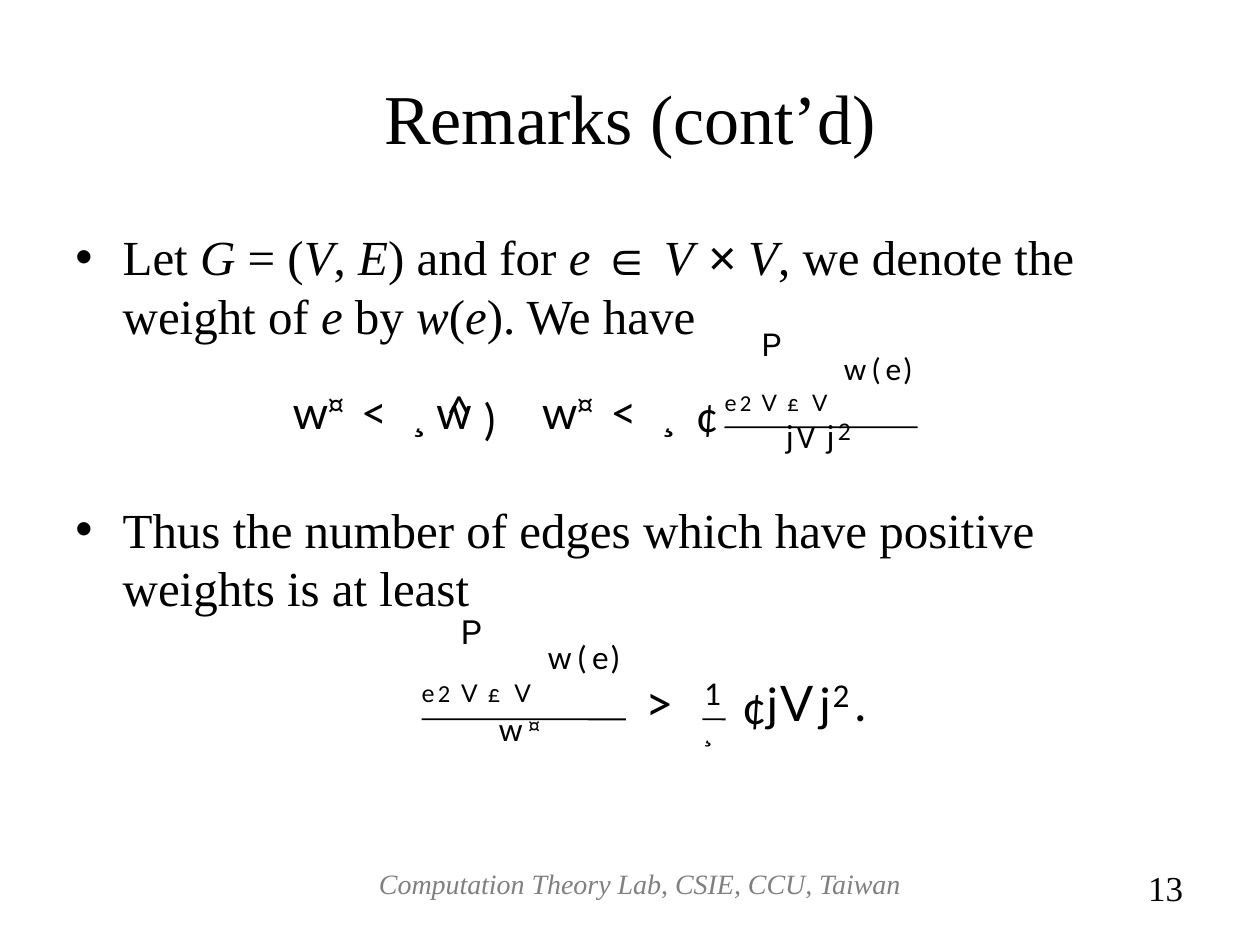
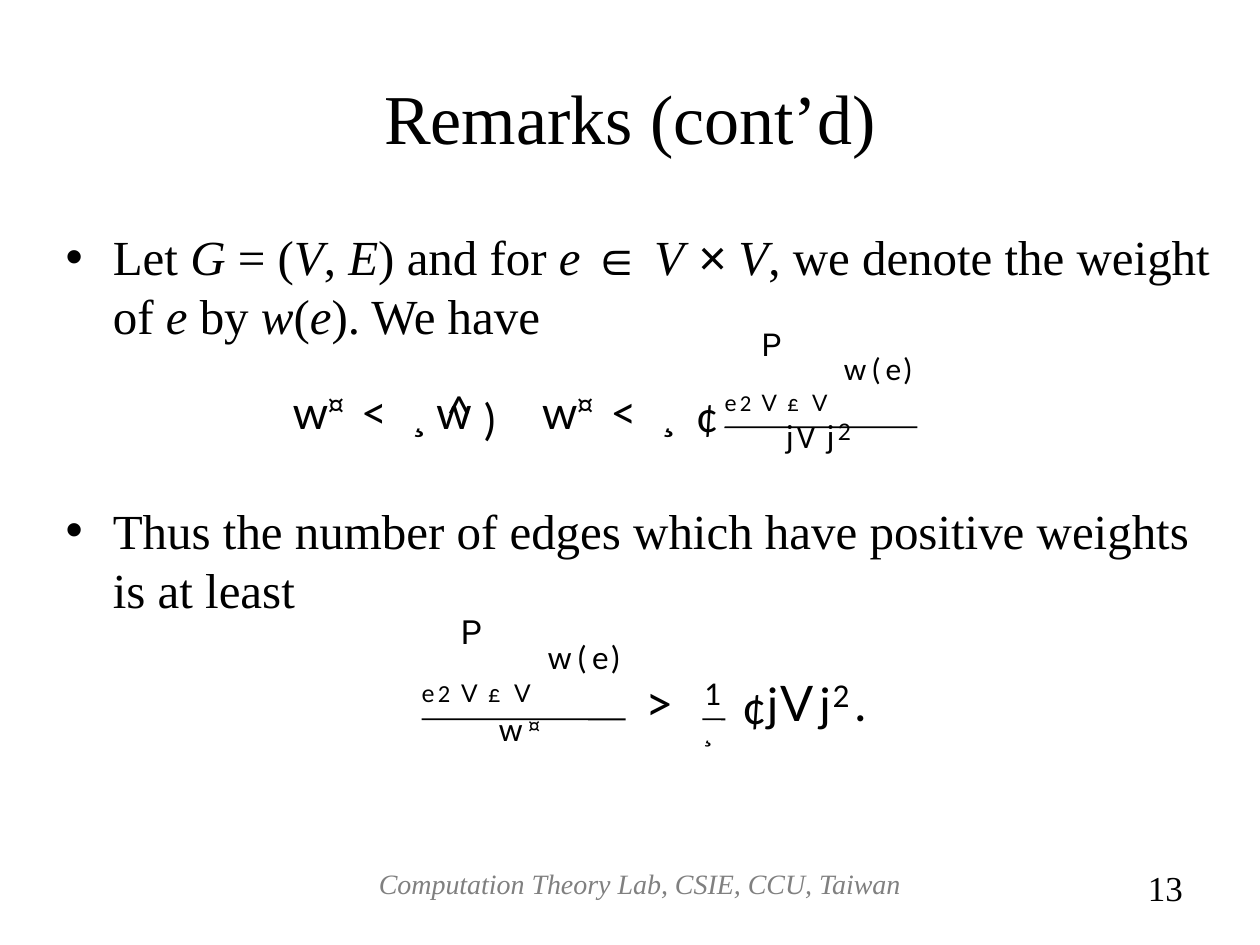
Before and after one commit to josephcclin/josephcclin.github.io, a slide deck: slide 13 of paper/A_Randomized_Approximation_Scheme_for_Metric_MAX-CUT.ppt. Drawn at 1260x945 pixels with LibreOffice and Linux fonts; fonts in the diff are those of the drawing. Boxes give left, top, right and bottom in pixels: in the first picture for what was removed or moved away, otherwise in the second. Text is boxed around its words. In the diff, an @@ line names an element or a change of style, - is before the commit and + after.

```diff
--- a/paper/A_Randomized_Approximation_Scheme_for_Metric_MAX-CUT.ppt
+++ b/paper/A_Randomized_Approximation_Scheme_for_Metric_MAX-CUT.ppt
@@ text "Let G = (V, E) ..." rewrapped from [123, 240, 1074, 616] to [113, 240, 1210, 609] @@
```
Also in this commit, not shown: 23 other slides changed, 1 slide added, 1 slide removed, 2 other files.
